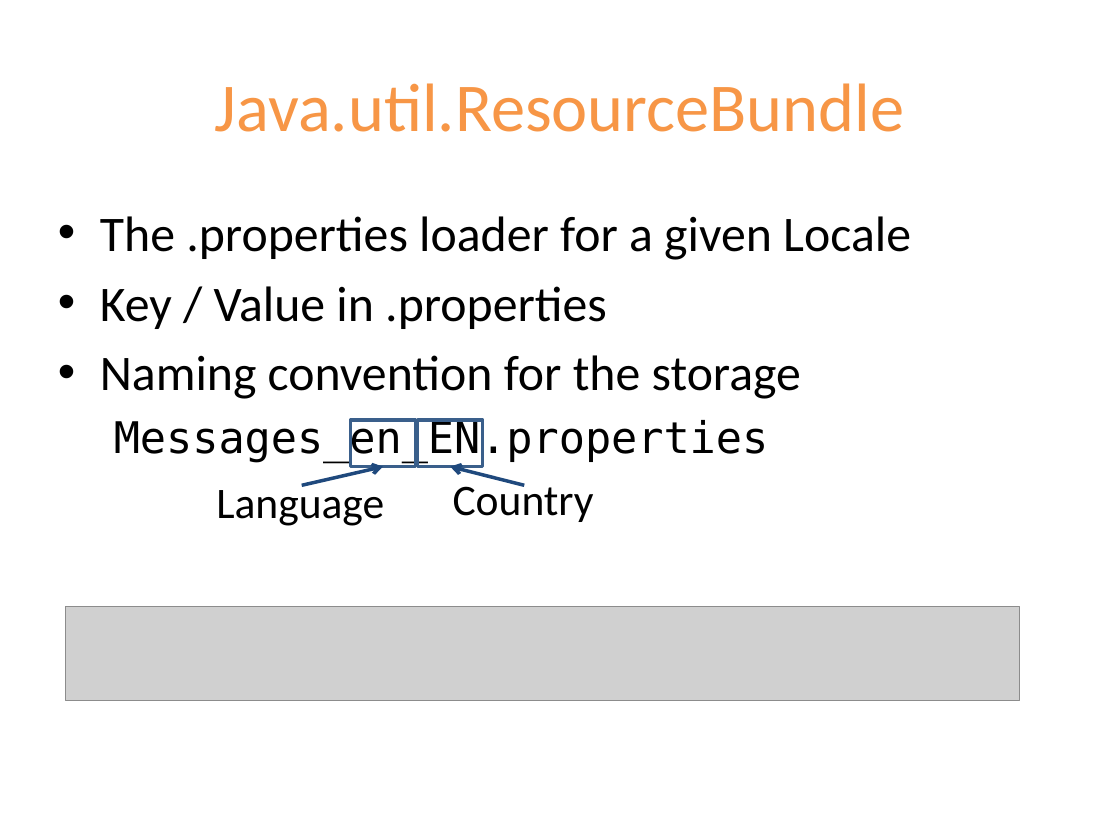
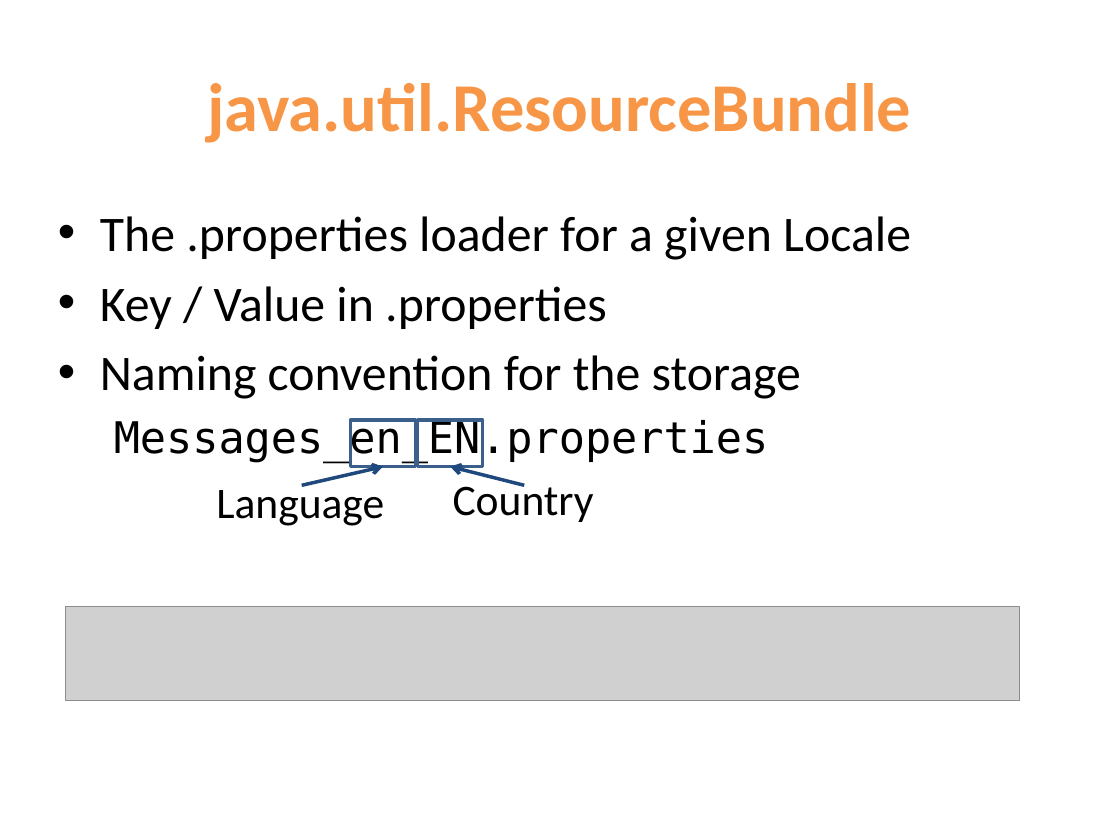
Before and after one commit to dbaeli/ez18n, a slide deck: slide 10 of ez18n-slides/javaone-2012/ez18n_javaone2012.pptx. Drawn at 1120x840 pixels with LibreOffice and Linux fonts; fonts in the diff are those of the drawing; grey boxes stand for pictures; background and template pictures are left out. Boxes give left, top, right and bottom in pixels: in the first picture for what was removed or moved away, otherwise in the second. Text is boxed around its words. In the diff, an @@ line names an element or a change of style, - is before the commit and + after.

Commit message:
Slides, with annotations redone, titles

```diff
--- a/ez18n-slides/javaone-2012/ez18n_javaone2012.pptx
+++ b/ez18n-slides/javaone-2012/ez18n_javaone2012.pptx
@@ title at box(207, 83, 911, 143): text changed; bold on @@
-Java.util.ResourceBundle
+java.util.ResourceBundle
```
Also in this commit, not shown: 29 other slides changed, 1 slide added, 3 slides removed, 2 other files.
